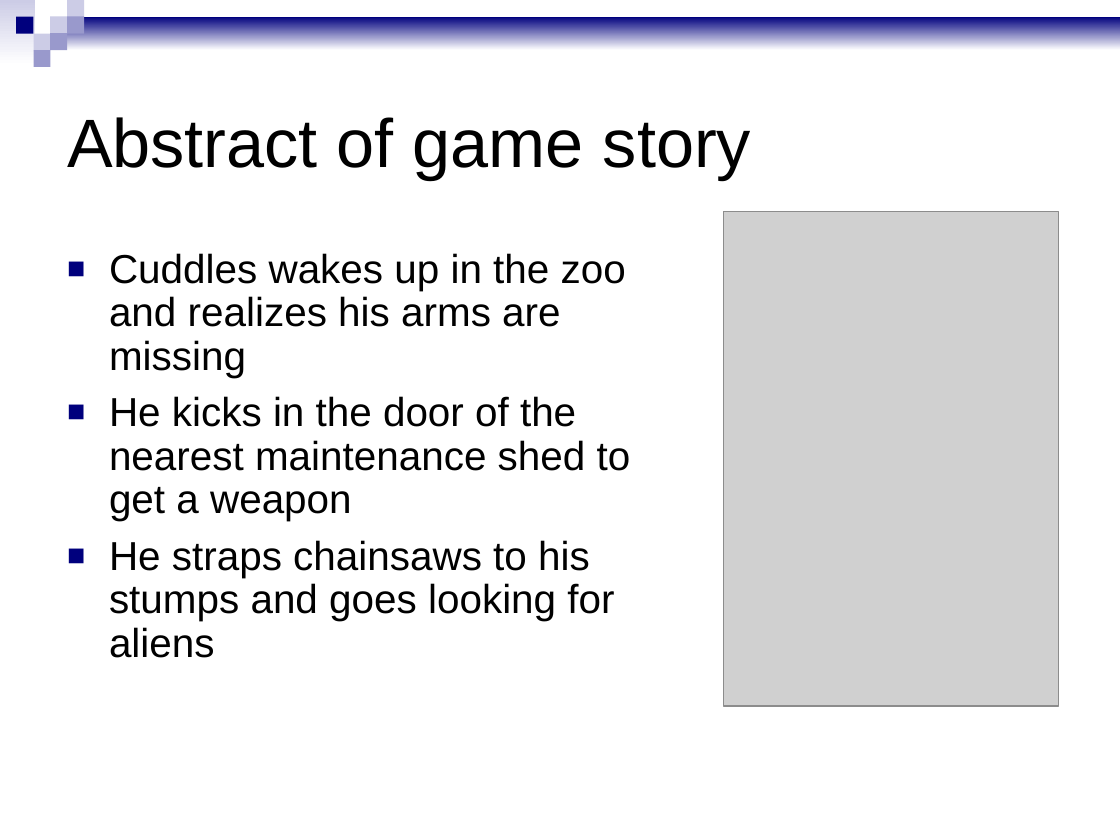
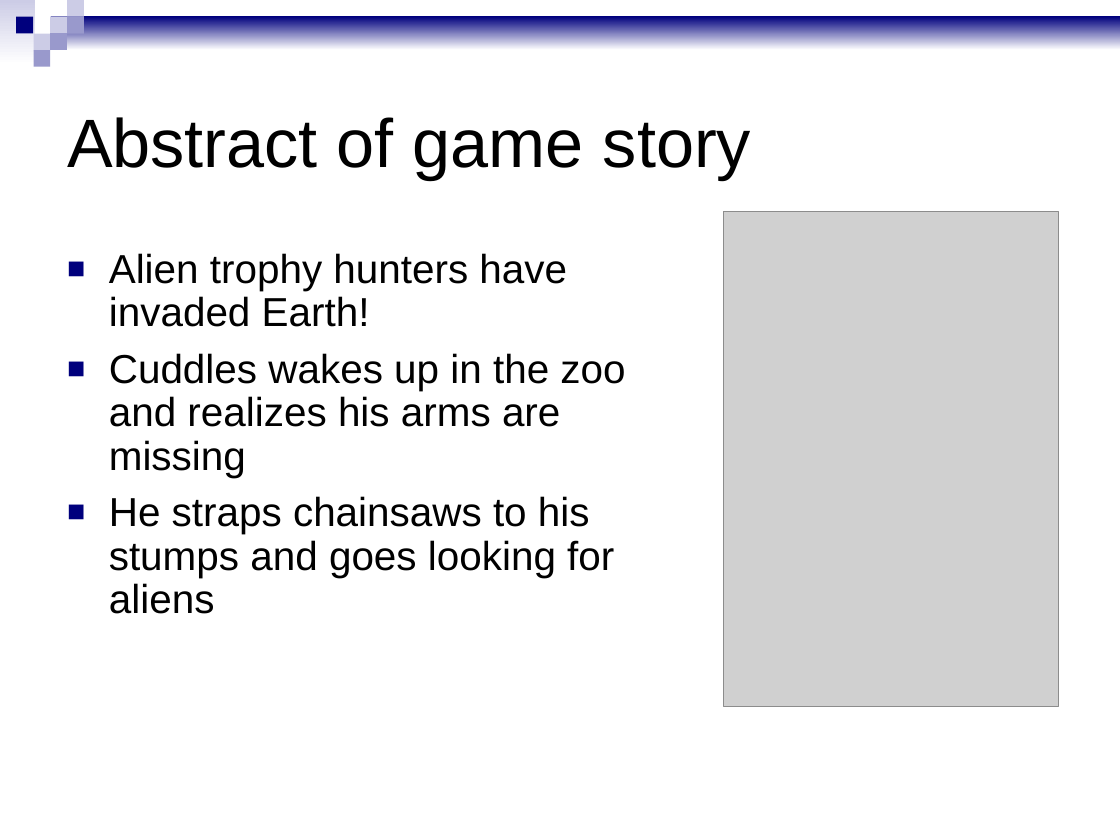
Before and after one commit to Xyzyx101/Pitch_Proposal_GDD_Project, a slide deck: slide 2 of pitch/pitch.odp (slide 3 before the commit). Drawn at 1120x840 pixels with LibreOffice and Linux fonts; fonts in the diff are those of the drawing; grey boxes stand for pictures. Boxes give left, top, right and bottom in pixels: in the first picture for what was removed or moved away, otherwise in the second. Text is boxed around its words. In the diff, an @@ line names an element or a change of style, - is before the commit and + after.

```diff
--- a/pitch/pitch.odp
+++ b/pitch/pitch.odp
@@ text at (109,253,567,327): paragraph added @@
+■ Alien trophy hunters have invaded Earth!
@@ text at (109,396,631,521): paragraph removed @@
-■ He kicks in the door of the nearest maintenance shed to get a weapon
```
Also in this commit, not shown: 2 other slides changed, 1 slide added, 5 slides removed, 1 other file.
